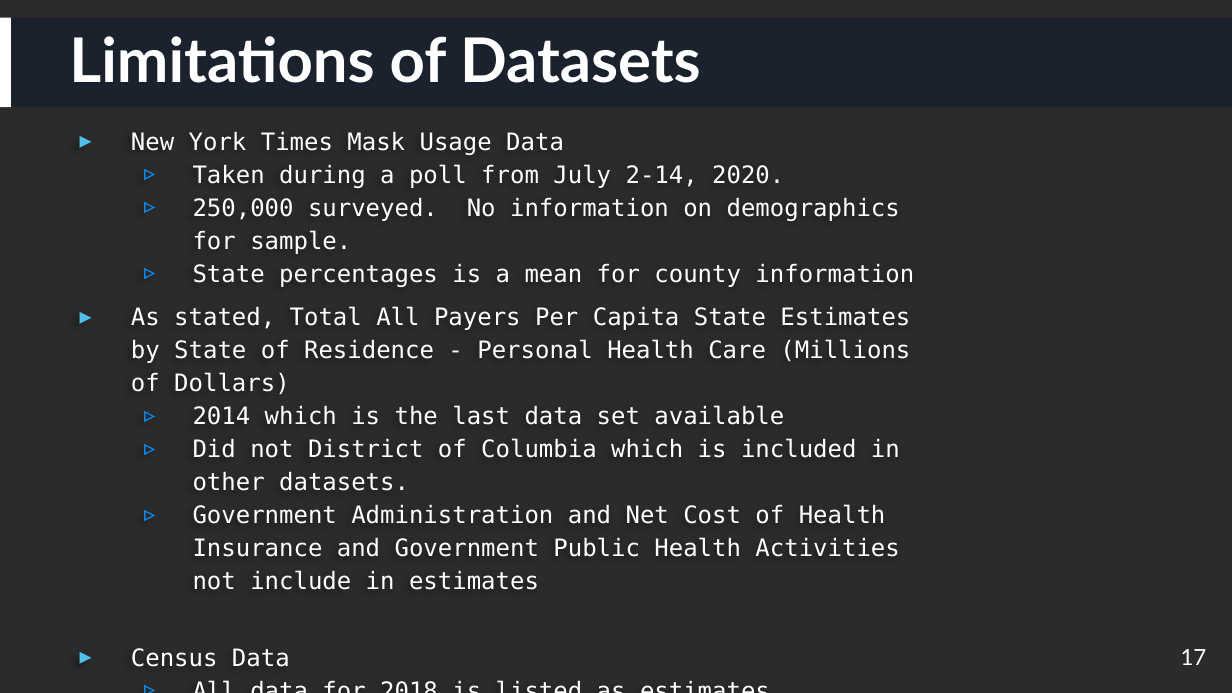
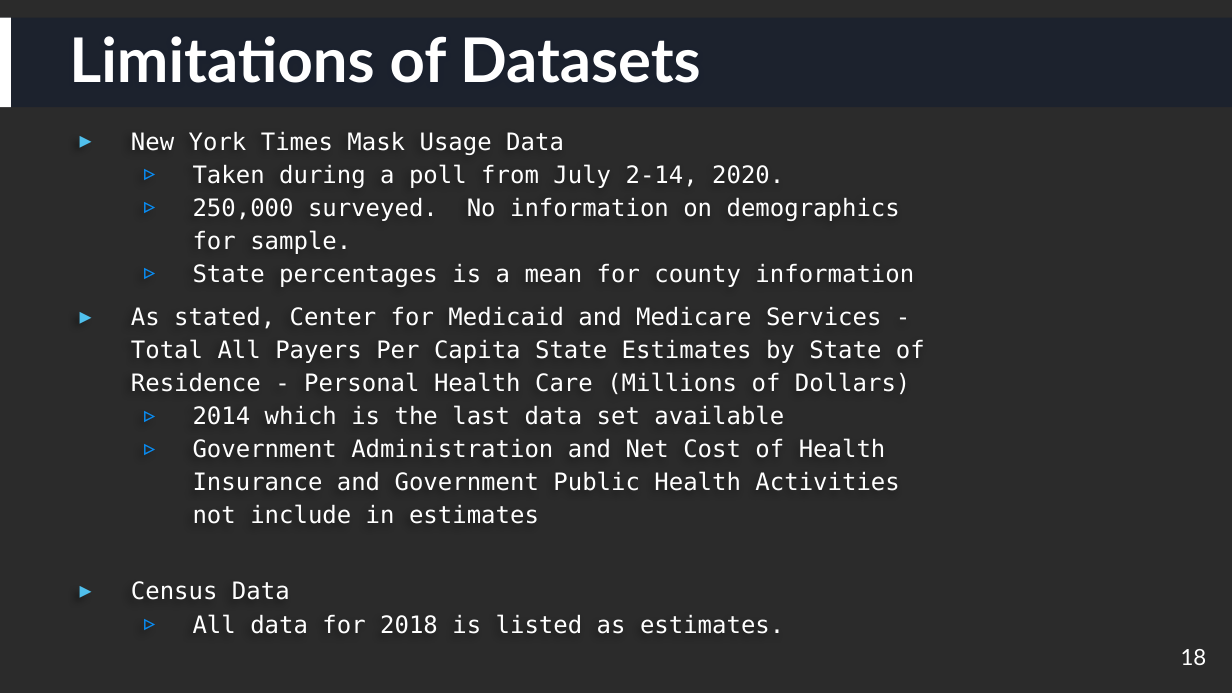
Before and after one commit to havyjavy/Healthcare-and-Covid-19, a slide deck: slide 18 of Behavioral_Economic_Factors_and_COVID-19.pptx (slide 17 before the commit). Drawn at 1232x693 pixels with LibreOffice and Linux fonts; fonts in the diff are those of the drawing; background and template pictures are left out; a plain dark background stands for a picture behind light text. Boxes give left, top, right and bottom in pixels: in the first picture for what was removed or moved away, otherwise in the second. Text is boxed around its words. In the diff, an @@ line names an element or a change of style, - is before the commit and + after.

```diff
--- a/Behavioral_Economic_Factors_and_COVID-19.pptx
+++ b/Behavioral_Economic_Factors_and_COVID-19.pptx
@@ text at <box>131,306,925,394</box>: text changed @@
-▸ As stated, Total All Payers Per Capita State Estimates by State of Residence - Personal Health Care (Millions of Dollars)
+▸ As stated, Center for Medicaid and Medicare Services - Total All Payers Per Capita State Estimates by State of Residence - Personal Health Care (Millions of Dollars)
@@ text at <box>193,438,900,491</box>: paragraph removed @@
-  ▹ Did not District of Columbia which is included in other datasets.
@@ page number at <box>1181,649,1207,665</box>: text changed @@
-17
+18
```
Also in this commit, not shown: 2 other slides changed, 2 slides added, 1 other file.
